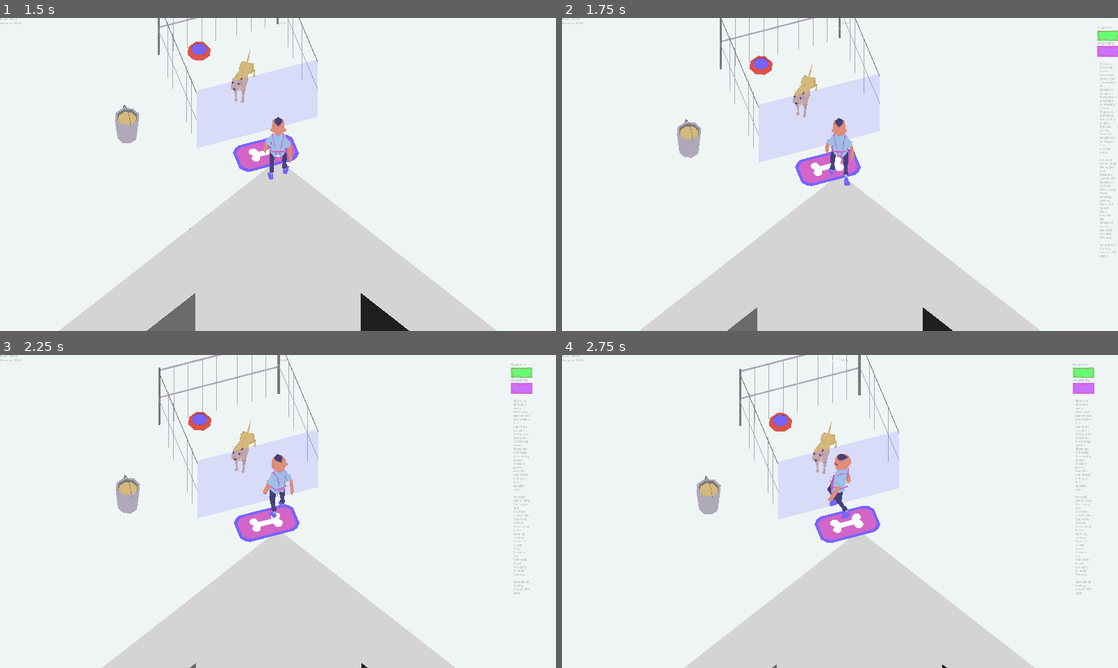
Above: before the commit, frames 1-4 (two rows, left to right).
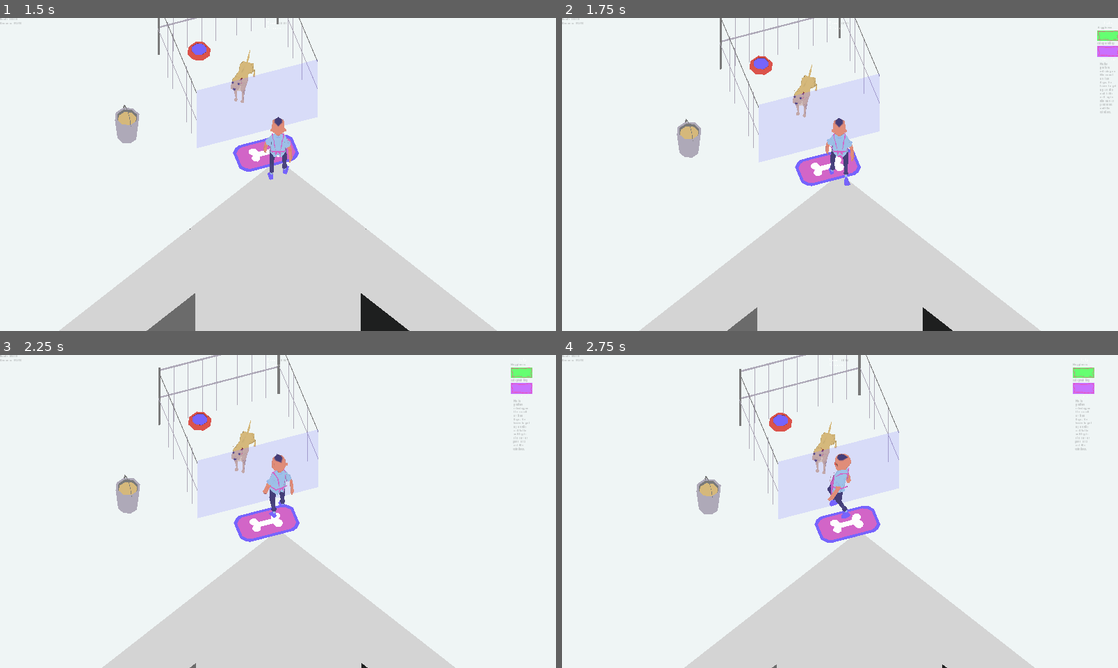
Above: after the commit, the same moments.

Repository: DevinPentecost/ld42
Game: Godot game, scene res://test_scenes/CharacterTest.tscn
The game is run twice, just before and just after one commit, with the same random seed, the same clock (stepped at 60 frames per second) and the same inputs. The project has no main scene, so this scene is started directly.
Inputs (mouse positions are in pixels of both pictures, inside the frame that each line leads up to):
- Up to frame 1 (1.5 s): tap Enter at 0.5 s; move the mouse to (250, 237) at 0.52 s; hold W (player_move_up) from 0.53 s (still down); tap Space (player_action) at 0.6, 1.35 s; click (250, 237) at 0.67 s; move the mouse to (444, 221) at 1.27 s
- Up to frame 2 (1.75 s): keep holding W (player_move_up)
- Up to frame 3 (2.25 s): move the mouse to (111, 464) at 2.02 s; release W (player_move_up) at 2.03 s; hold A (player_move_left) from 2.03 s (still down); tap Space (player_action) at 2.1 s
- Up to frame 4 (2.75 s): keep holding A (player_move_left)

Frame 1 is identical in both runs. In frame 2, 0.4% of the frame differs, in the area x 96-100%, y 14-77%; in frame 3, 0.4%; in frame 4, 0.4%.

Commit message:
Minor UI updates, nuked Erin's signal again sorry

Diff:
--- a/project/objects/ui/BioContainer.gd
+++ b/project/objects/ui/BioContainer.gd
@@ -1,15 +1,9 @@
 extends VBoxContainer
-
-# class member variables go here, for example:
-# var a = 2
-# var b = "textvar"
 
 onready var _tween = $Tween
 const TWEEN_DURATION = 0.25
 const HIDE_DISTANCE = 15 + 300
 var _start_position = null
-
-signal ViewBioSignal(dogbio)
 
 func _ready():
 	# Called when the node is added to the scene for the first time.
@@ -29,15 +23,21 @@
 func update_dog(dog_node):
 	#Was a dog passed?
 	if not dog_node:
+		_show_empty_kennel()
 		return
 
 	#Update information about the dog
-	#$NameContainer/DogName.text = dog_node.dog_name
+	$NameContainer/DogName.text = dog_node.dog_name
 	$StatsContainer/VBoxContainer/HappinessProgress.value = dog_node.happiness
 	$StatsContainer/VBoxContainer/AdoptabilityProgress.value = dog_node.adoption
-	#$DescriptionContainer/VBoxContainer/Description.text = dog_node.description
+	$DescriptionContainer/VBoxContainer/Description.text = dog_node.description
 
-	self.emit_signal("ViewBioSignal", dog_node.bio)
+func _show_empty_kennel():
+	#Some dummy info
+	$NameContainer/DogName.text = "Empty Kennel"
+	$StatsContainer/VBoxContainer/HappinessProgress.value = 0
+	$StatsContainer/VBoxContainer/AdoptabilityProgress.value = 0
+	$DescriptionContainer/VBoxContainer/Description.text = "No dog here... yet!"
 
 func _tween_to_position(target_position, duration, delay=0):
 	#Stop the tween
--- a/project/objects/ui/BioContainer.tscn
+++ b/project/objects/ui/BioContainer.tscn
@@ -7,26 +7,6 @@
 [ext_resource path="res://objects/ui/progress_fill.png" type="Texture" id=5]
 [ext_resource path="res://fonts/fontlight.tres" type="DynamicFont" id=6]
 
-[sub_resource type="GDScript" id=2]
-
-script/source = "extends Label
-
-func _ready():
-	self.get_parent().connect(\"ViewBioSignal\", self, \"_setName\")
-
-func _setName(bioObj):
-	self.text = bioObj.Name"
-
-[sub_resource type="GDScript" id=3]
-
-script/source = "extends Label
-
-func _ready():
-	self.get_parent().connect(\"ViewBioSignal\", self, \"_setBio\")
-
-func _setBio(bioObj):
-	self.text = bioObj.Bio"
-
 [node name="BioContainer" type="VBoxContainer"]
 
 anchor_left = 1.0
@@ -83,7 +63,6 @@
 percent_visible = 1.0
 lines_skipped = 0
 max_lines_visible = -1
-script = SubResource( 2 )
 _sections_unfolded = [ "Visibility", "custom_fonts" ]
 
 [node name="StatsContainer" type="CenterContainer" parent="." index="1"]
@@ -276,7 +255,6 @@
 percent_visible = 1.0
 lines_skipped = 0
 max_lines_visible = -1
-script = SubResource( 3 )
 _sections_unfolded = [ "Anchor", "Margin", "custom_fonts" ]
 
 [node name="Description" type="Label" parent="DescriptionContainer/VBoxContainer" index="1"]
Not shown: 1 places in project/objects/ui/BioContainer.tscn that only renumber resources
